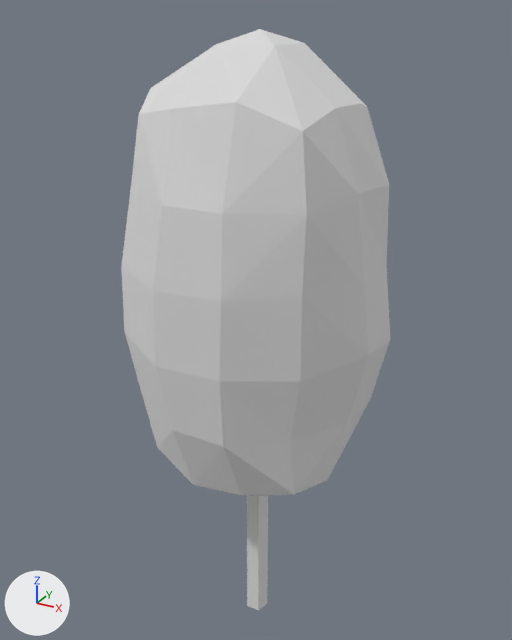
Two versions of the glTF model public/models/tree-elipse.glb, one commit apart.
Both versions are drawn from a 50 mm lens placed at (3.41, -6.24, 7.18), pointed at (-0.13, 0.2, 3.96). The lights are fixed; the arrows at lower left show +X, +Y and +Z. Where no turn or scale is listed for an object, it has been applied to the vertices.

The first picture shows 'tree-elipse'.
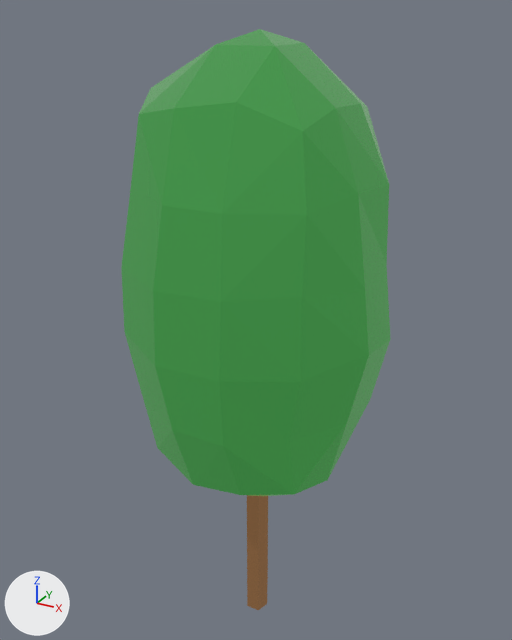
Edits to the bpy script that builds the scene:
```text
Add img_base:
    img_base = load_image('base', '_unpacked/base', 1024, 1024, 'sRGB')
Add mat_lowpoly_colors_001:
    mat_lowpoly_colors_001 = bpy.data.materials.new('LOWPOLY-COLORS.001')
    # uses the picture img_base
Change me_tree_elipse:
    where me_tree_elipse.from_pydata(...)  # 91 vertices, 171 faces; spans x -1.46..1.39, y -1.32..1.38, z 0.0..7.0
    remove me_tree_elipse.materials.append(mat_lowpoly_colors)  # white #e7e7e7
    add me_tree_elipse.materials.append(mat_lowpoly_colors_001)
```

Pixel boxes (x1, y1, x2, y2) of what changed, in the pictures (512 x 640 px):
'tree-elipse', recoloured (grey to green)
    both: (121, 29, 390, 610)
